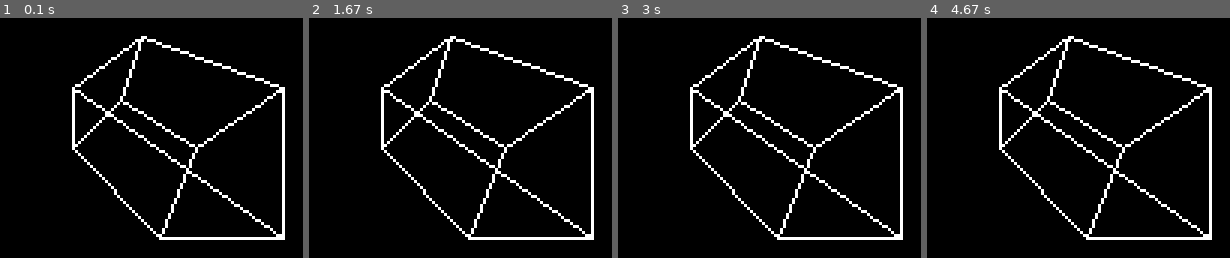
Above: before the commit, frames 1-4 (left to right).
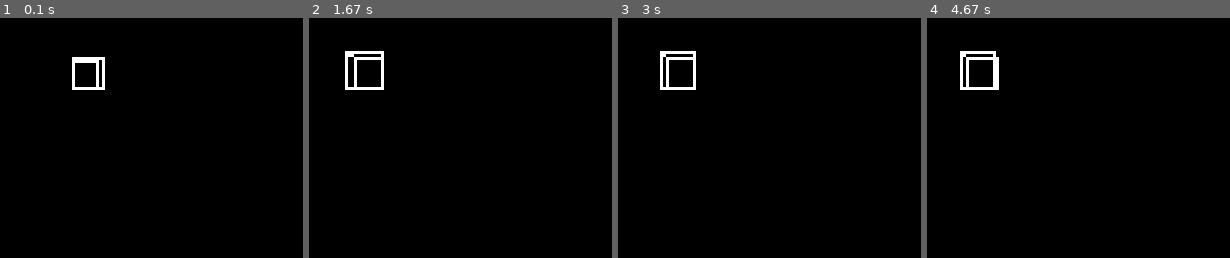
Above: after the commit, the same moments.

Repository: evanrk/3D_engine_revisited
Game: pygame game, started from main.py
Two runs of this game, one before a commit and one after it. Both use one fixed random seed, a clock stepped at 60 frames per second and the inputs below.
Inputs:
- Up to frame 1 (0.1 s): no input
- Up to frame 2 (1.67 s): hold W 0.33-0.8 s; hold Right 0.33-0.8 s; hold Right 0.83-1.3 s; hold W 1.33-1.63 s
- Up to frame 3 (3 s): hold Right 1.67-2.13 s; hold A 2.17-2.7 s; hold Down from 2.73 s (still down)
- Up to frame 4 (4.67 s): release Down at 3.03 s; hold A 3.07-3.47 s; hold Up 3.5-3.87 s; hold D 3.9-4.53 s; hold Down from 4.57 s (still down)

The runs differ from the first frame. In frame 1, 5.5% of the frame differs, in the area x 23-95%, y 7-93%; in frame 2, 5.7%; in frame 3, 5.7%; in frame 4, 5.9%, in the area x 10-95%, y 7-93%.

Commit message:
movement? kinda

Diff:
--- a/main.py
+++ b/main.py
@@ -36,11 +36,25 @@
 cube_vec12 = Vector3((0, 0, 1), (0, 1, 0))
 
 # normal vec of camera
-camera_normal = Vector3((1, 1, 0), (0, 0, 0))
+camera_normal = Vector3((0, 1, 0), (0, 0, 0))
 
 run = True
 while run:
     run = is_on()
+
+    perpendicular_camera = Vector3((camera_normal.y, camera_normal.x, camera_normal.z))
+
+    # handle key presses
+    keys = pygame.key.get_pressed()
+
+    if keys[pygame.K_UP] or keys[pygame.K_w]:
+        camera_normal = translate_vector(camera_normal, camera_normal/60)
+    if keys[pygame.K_DOWN] or keys[pygame.K_s]:
+        camera_normal = translate_vector(camera_normal, camera_normal/-60)
+    if keys[pygame.K_LEFT] or keys[pygame.K_a]:
+        camera_normal = translate_vector(camera_normal, perpendicular_camera/-60)
+    if keys[pygame.K_RIGHT] or keys[pygame.K_d]:
+        camera_normal = translate_vector(camera_normal, perpendicular_camera/60)
 
     # color background black
     window.fill((0, 0, 0))
--- a/render_helper.py
+++ b/render_helper.py
@@ -11,6 +11,10 @@
         if event.type == pygame.QUIT:
             return False
     return True
+
+
+def translate_vector(vector:Vector3, translate_vector:Vector3):
+    return Vector3(vector.values, (vector.start_pos[0] + translate_vector.x, vector.start_pos[1] + translate_vector.y, vector.start_pos[2] + translate_vector.z))
 
 
 def rotate_vector(vector:Vector3, theta_x=0, theta_y=0, theta_z=0):
@@ -45,7 +49,7 @@
         [0, 0, 1],
     ])
 
-    return Vector3(rotation_x_matrix @ rotation_y_matrix @ rotation_z_matrix @ vector.values)
+    return Vector3(rotation_x_matrix @ rotation_y_matrix @ rotation_z_matrix @ vector.values, vector.start_pos)
 
 
 def draw_line_2d(surface, color, vector:Vector2):
@@ -73,26 +77,19 @@
     rotate_x_angle = math.degrees(math.atan(camera_normal.y/math.sqrt(camera_normal.z**2 + camera_normal.x**2))) if camera_normal.z + camera_normal.x != 0 else 90
     rotate_y_angle = math.degrees(math.atan(camera_normal.x/math.sqrt(camera_normal.z**2 + camera_normal.y**2))) if camera_normal.z + camera_normal.y != 0 else 90
 
+
     rotated_vec = rotate_vector(vector, theta_x=rotate_x_angle, theta_y=rotate_y_angle)
-    x = rotated_vec.x
-    y = rotated_vec.y
-    z = rotated_vec.z
 
     # rotate the start position vector
-    rotated_start_pos = rotate_vector(Vector3(vector.start_pos), theta_x=rotate_x_angle, theta_y=rotate_y_angle)
-    start_pos_x = rotated_start_pos.x
-    start_pos_y = rotated_start_pos.y
-    start_pos_z = rotated_start_pos.z
+    rotated_start_pos = rotate_vector(Vector3(vector.start_pos)-Vector3(camera_normal.start_pos), theta_x=rotate_x_angle, theta_y=rotate_y_angle)
 
     one_point_perspective(surface, color, rotated_vec, rotated_start_pos.values)
     # draw_line_2d(surface, color, Vector2((x, y), (start_pos_x, start_pos_y)))
 
 
 def one_point_perspective(surface, color, vector:Vector3, vector_start_pos:tuple):
-    """Project onto a one point perspective"""
+    """Project onto a one point perspective. Condenses points based on z value"""
     vector = Vector3(vector.values, vector_start_pos)
-
-    # condenses points based on z value
 
     start_pos_x = vector.start_pos[0]
     start_pos_y = vector.start_pos[1]
@@ -102,24 +99,14 @@
     end_pos_y = vector.end_pos[1]
     end_pos_z = vector.end_pos[2]
 
-    # # eq 1:
-    # TEST = 4
-    # # project start position into perspective
-    # proj_start_pos_x = start_pos_x - start_pos_x * start_pos_z / TEST
-    # proj_start_pos_y = start_pos_y - start_pos_y * start_pos_z / TEST
-
-    # # project end position into perspective
-    # proj_end_pos_x = end_pos_x - end_pos_x * end_pos_z / TEST
-    # proj_end_pos_y = end_pos_y - end_pos_y * end_pos_z / TEST
-
     # eq 2:
     # project start position into perspective
-    proj_start_pos_x = start_pos_x / (start_pos_z+1)
-    proj_start_pos_y = start_pos_y / (start_pos_z+1)
+    proj_start_pos_x = start_pos_x / (start_pos_z+5)
+    proj_start_pos_y = start_pos_y / (start_pos_z+5)
 
     # project end position into perspective
-    proj_end_pos_x = end_pos_x / (end_pos_z+1)
-    proj_end_pos_y = end_pos_y / (end_pos_z+1)
+    proj_end_pos_x = end_pos_x / (end_pos_z+5)
+    proj_end_pos_y = end_pos_y / (end_pos_z+5)
 
 
     # create new vector2d
